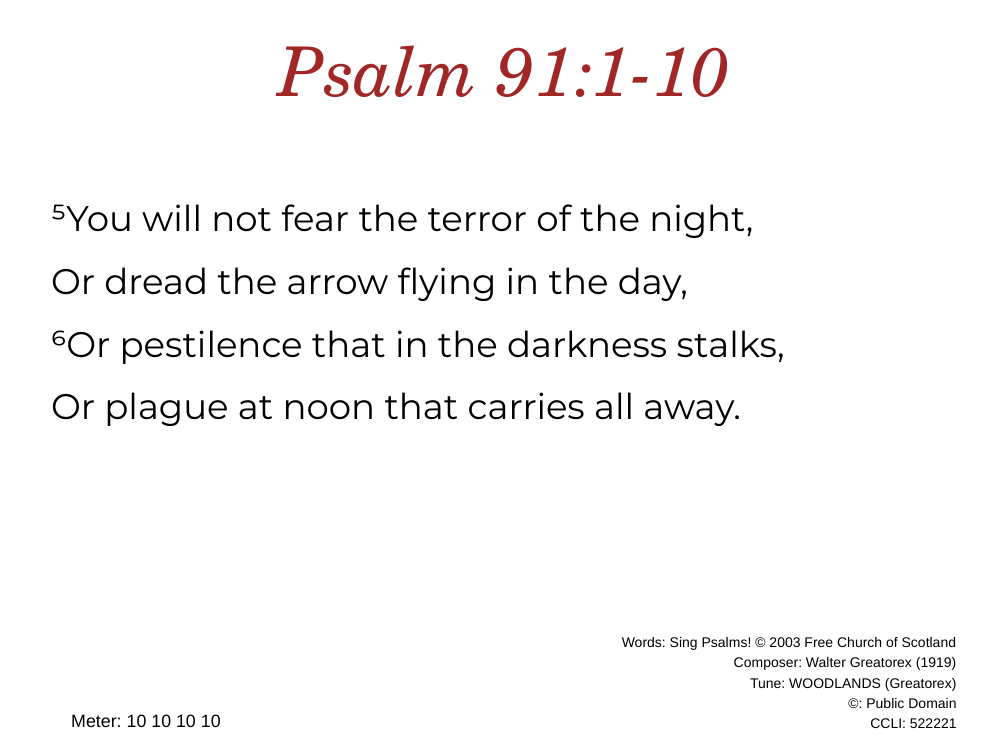
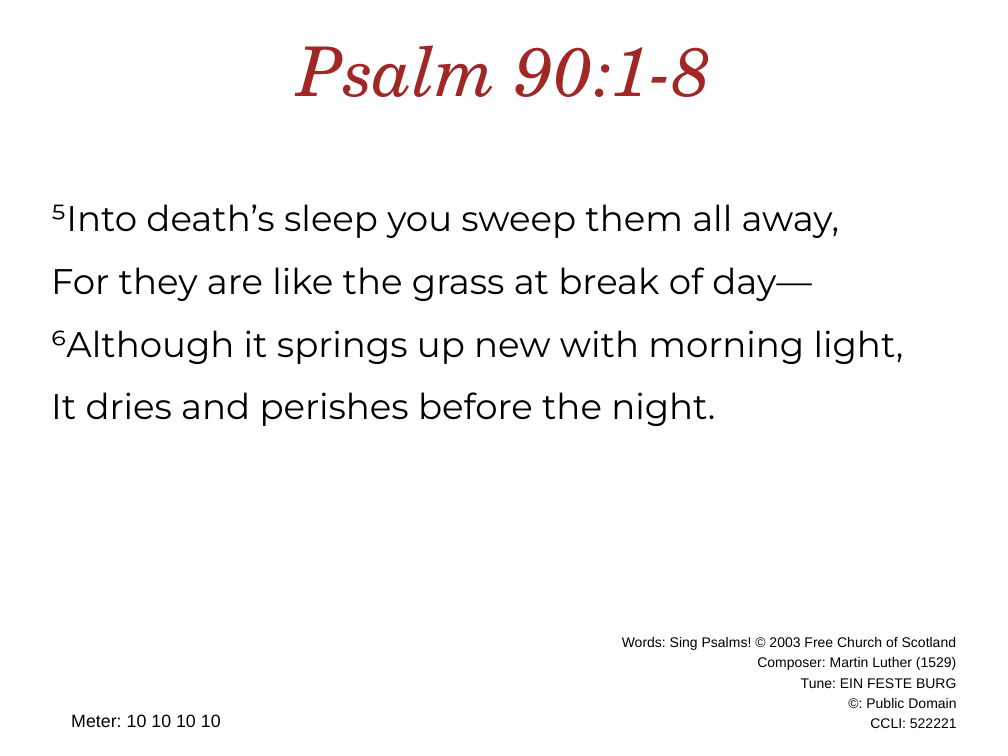
Before and after one commit to alastairherd/Church_Powerpoint_Maker, a slide deck: slide 11 of example_from_template.pptx (slide 17 before the commit). Drawn at 1008x756 pixels with LibreOffice and Linux fonts; fonts in the diff are those of the drawing; background and template pictures are left out. Boxes give left, top, right and bottom in pixels: in the first picture for what was removed or moved away, otherwise in the second. Text is boxed around its words. In the diff, an @@ line names an element or a change of style, - is before the commit and + after.

```diff
--- a/example_from_template.pptx
+++ b/example_from_template.pptx
@@ title at bbox=[298, 45, 710, 97]: text changed @@
-Psalm 91:1-10
+Psalm 90:1-8
@@ text at bbox=[51, 204, 904, 426]: text changed @@
-⁵You will not fear the terror of the night,
-Or dread the arrow flying in the day,
-⁶Or pestilence that in the darkness stalks,
-Or plague at noon that carries all away.
+⁵Into death’s sleep you sweep them all away,
+For they are like the grass at break of day—
+⁶Although it springs up new with morning light,
+It dries and perishes before the night.
@@ text at bbox=[757, 657, 956, 688]: text changed @@
-Composer: Walter Greatorex (1919)
-Tune: WOODLANDS (Greatorex)
+Composer: Martin Luther (1529)
+Tune: EIN FESTE BURG
```
Also in this commit, not shown: 8 other slides changed, 8 slides added, 13 slides removed.
